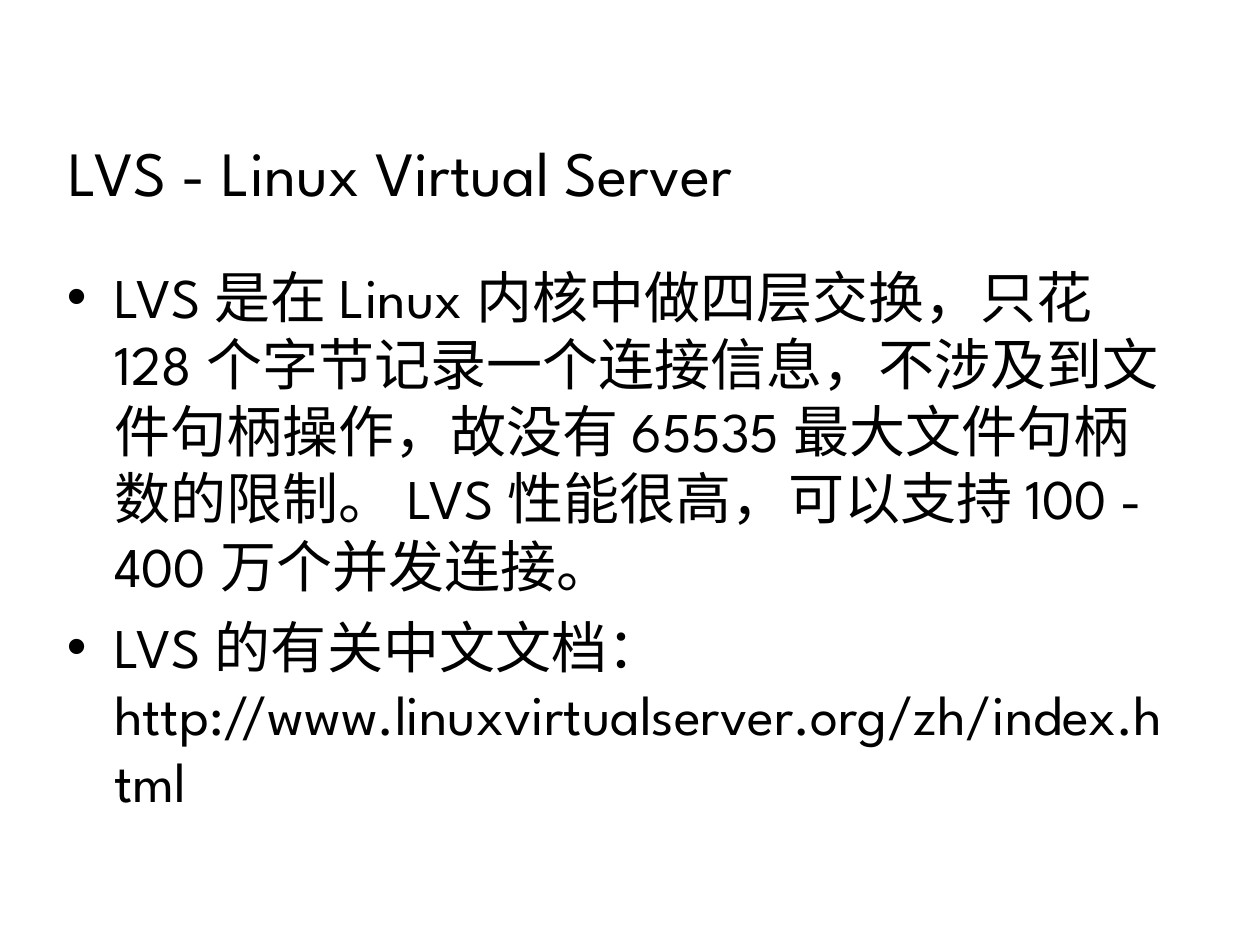
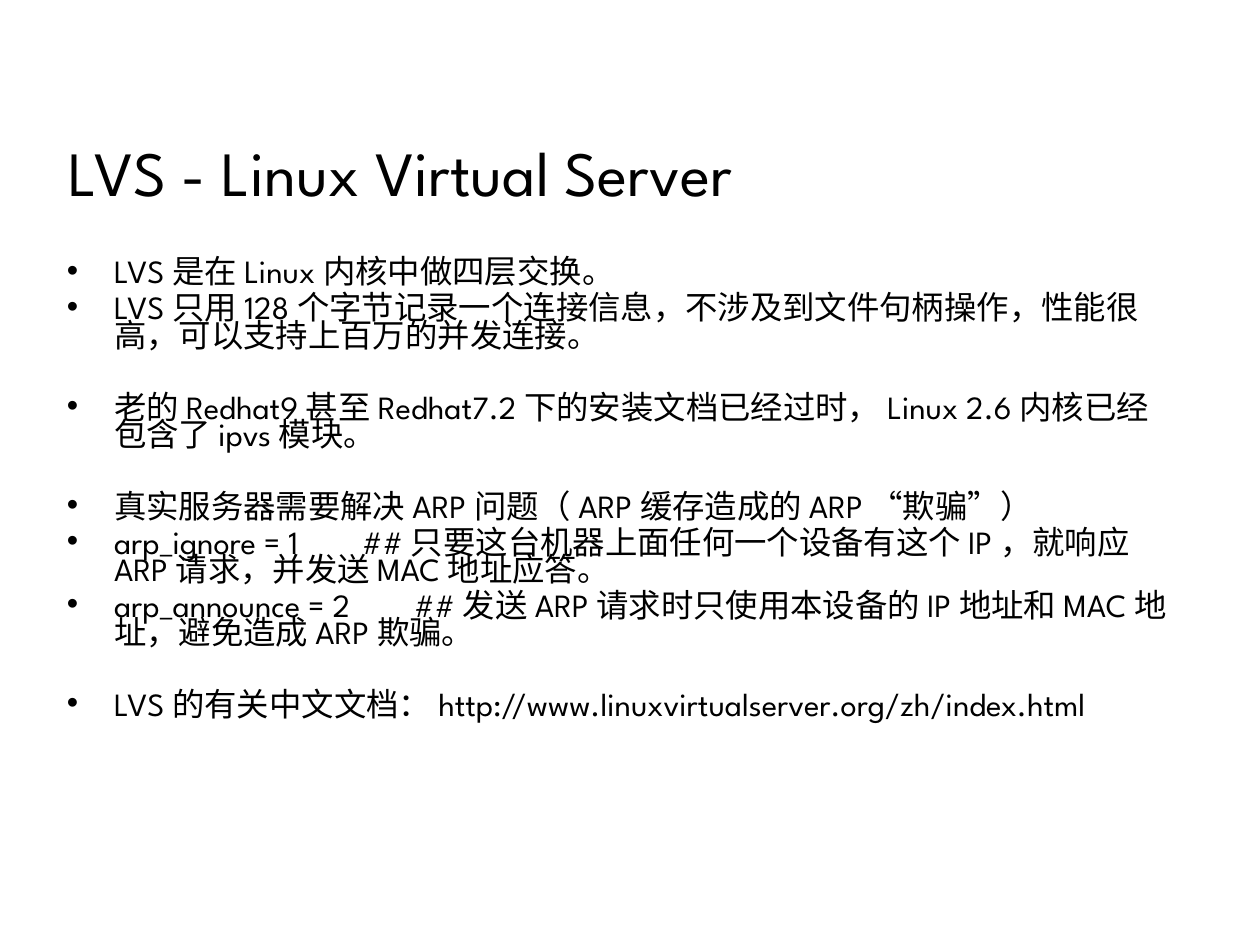
Before and after one commit to 7KjN3mHq/bluedata, a slide deck: slide 10 of system/01总览/架构/网站集群架构.ppt. Drawn at 1260x945 pixels with LibreOffice and Linux fonts; fonts in the diff are those of the drawing; background and template pictures are left out. Boxes give left, top, right and bottom in pixels: in the first picture for what was removed or moved away, otherwise in the second. Text is boxed around its words. In the diff, an @@ line names an element or a change of style, - is before the commit and + after.

```diff
--- a/system/01总览/架构/网站集群架构.ppt
+++ b/system/01总览/架构/网站集群架构.ppt
@@ text at bbox=[114, 255, 1166, 648]: text changed; size 32 to 18.5 pt @@
-• LVS 是在 Linux 内核中做四层交换，只花 128 个字节记录一个连接信息，不涉及到文件句柄操作，故没有 65535 最大文件句柄数的限制。 LVS 性能很高，可以支持 100 - 400 万个并发连接。
+• LVS 是在 Linux 内核中做四层交换。
+• LVS 只用 128 个字节记录一个连接信息，不涉及到文件句柄操作，性能很高，可以支持上百万的并发连接。
+• 老的 Redhat9 甚至 Redhat7.2 下的安装文档已经过时， Linux 2.6 内核已经包含了 ipvs 模块。
+• 真实服务器需要解决 ARP 问题（ ARP 缓存造成的 ARP “欺骗”）
+• arp_ignore = 1 ## 只要这台机器上面任何一个设备有这个 IP ，就响应 ARP 请求，并发送 MAC 地址应答。
+• arp_announce = 2 ## 发送 ARP 请求时只使用本设备的 IP 地址和 MAC 地址，避免造成 ARP 欺骗。
@@ text at bbox=[114, 688, 1085, 723]: size 32 to 18.5 pt in "LVS 的有关中文文档： http://www.linuxvirtualserver.org/zh/index.html"; line spacing 1 to 0.7; less space between paragraphs @@
```
Also in this commit, not shown: 9 other slides changed, 3 slides added, 6 other files.
